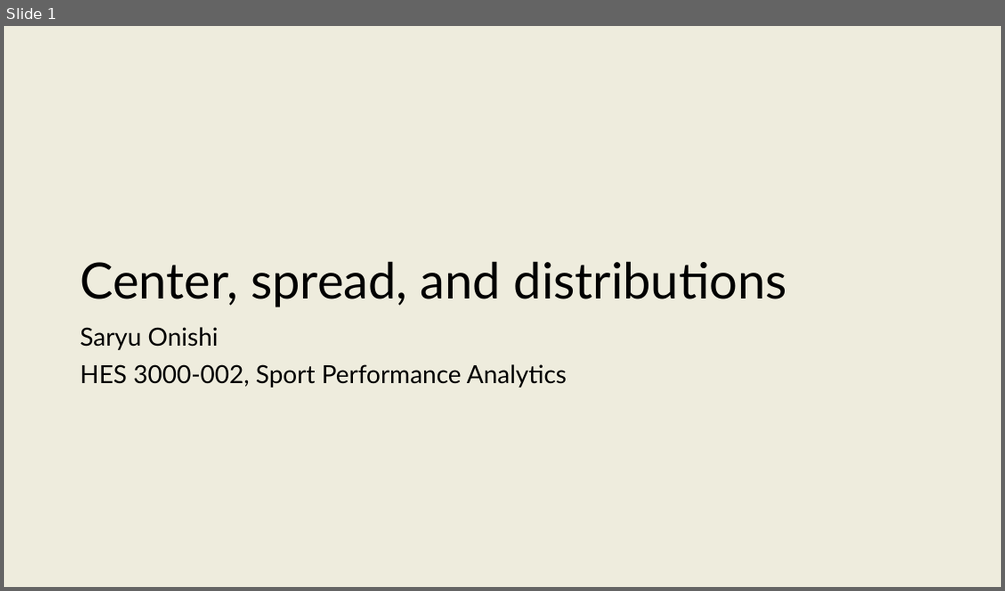
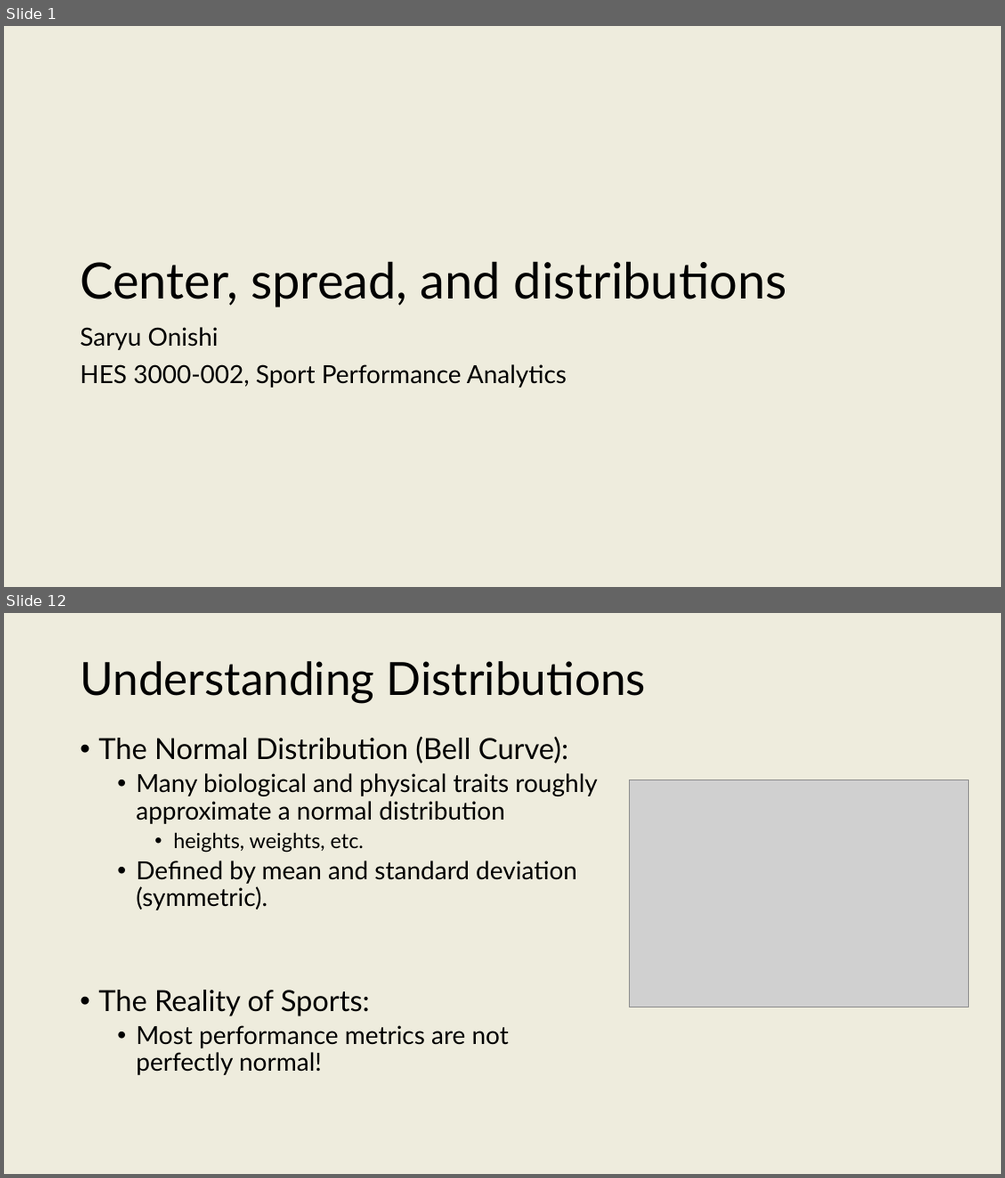
Before and after one commit to onishisaryu/HES-3000-Sports-Data-Analytics, a slide deck: pptx/Lecture8.pptx. Shown one above the other, each under a label of ours: slide 1 before the commit, slides 1 and 12 after it; the slides between them are not shown. The pictures are 1005x591 and 1005x1178 pixels, drawn with LibreOffice and Linux fonts; fonts in the diff are those of the drawing; grey boxes stand for pictures. Boxes give left, top, right and bottom in pixels: in the first picture for what was removed or moved away, otherwise in the second. Text is boxed around its words. In the diff, an @@ line names an element or a change of style, - is before the commit and + after.

```diff
--- a/pptx/Lecture8.pptx
+++ b/pptx/Lecture8.pptx
@@ slide 12 added at box(4, 613, 1001, 1174), background #EEECDD @@
@@ title added at box(80, 661, 646, 703), 44 pt, text #000000 @@
+Understanding Distributions
@@ text added at box(98, 737, 597, 1075), 24 pt, text #000000 @@
+• The Normal Distribution (Bell Curve):
+  • Many biological and physical traits roughly approximate a normal distribution
+    • heights, weights, etc.
+  • Defined by mean and standard deviation (symmetric).
+• The Reality of Sports:
+  • Most performance metrics are not perfectly normal!
@@ picture added at box(629, 779, 969, 1006) @@
```
Also in this commit, not shown: 34 other slides added, 3 slides removed, 2 other files.
